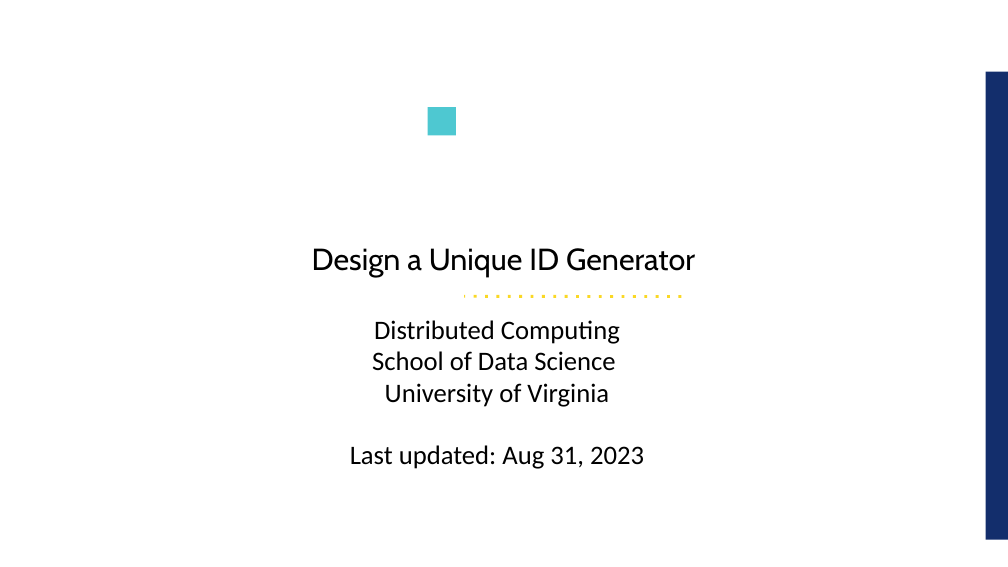
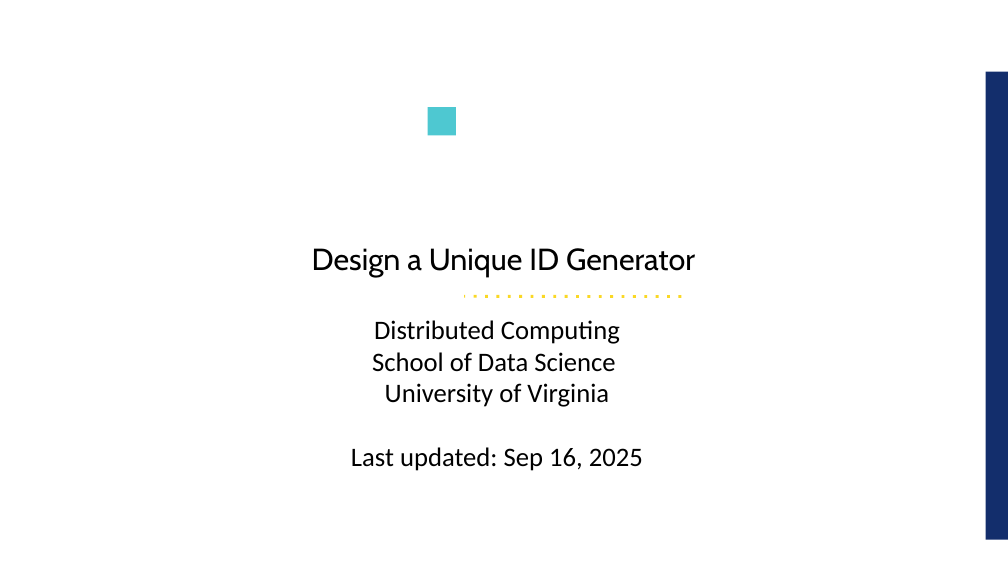
Before and after one commit to UVADS/distributed_computing, a slide deck: slide 1 of 03_dataframes_and_spark_sql/design_unique_id_generator.ppt. Drawn at 1008x567 pixels with LibreOffice and Linux fonts; fonts in the diff are those of the drawing; background and template pictures are left out. Boxes give left, top, right and bottom in pixels: in the first picture for what was removed or moved away, otherwise in the second. Text is boxed around its words. In the diff, an @@ line names an element or a change of style, - is before the commit and + after.

```diff
--- a/03_dataframes_and_spark_sql/design_unique_id_generator.ppt
+++ b/03_dataframes_and_spark_sql/design_unique_id_generator.ppt
@@ text at bbox=[351, 447, 643, 471]: text changed @@
-Last updated: Aug 31, 2023
+Last updated: Sep 16, 2025
```
Also in this commit, not shown: 4 other slides changed, 1 slide added, 4 other files.
